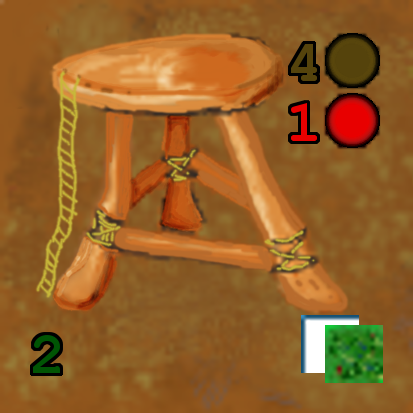
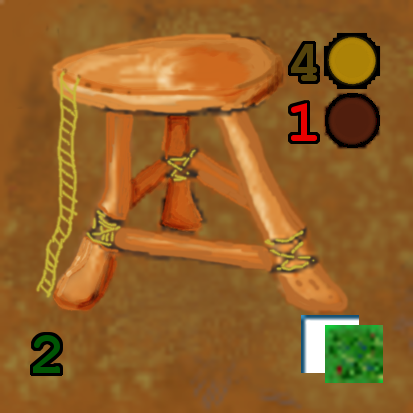
The second 413x413 image is a revision of the first. Changes to its layers:
renamed "Icono Oro.png" to "Icono Oro.png #1", moved it above "Icono Madera.png #1", painted on it over [324,33,380,89]
renamed "Icono Madera.png" to "Icono Madera.png #1", painted on it over [324,94,379,147]
